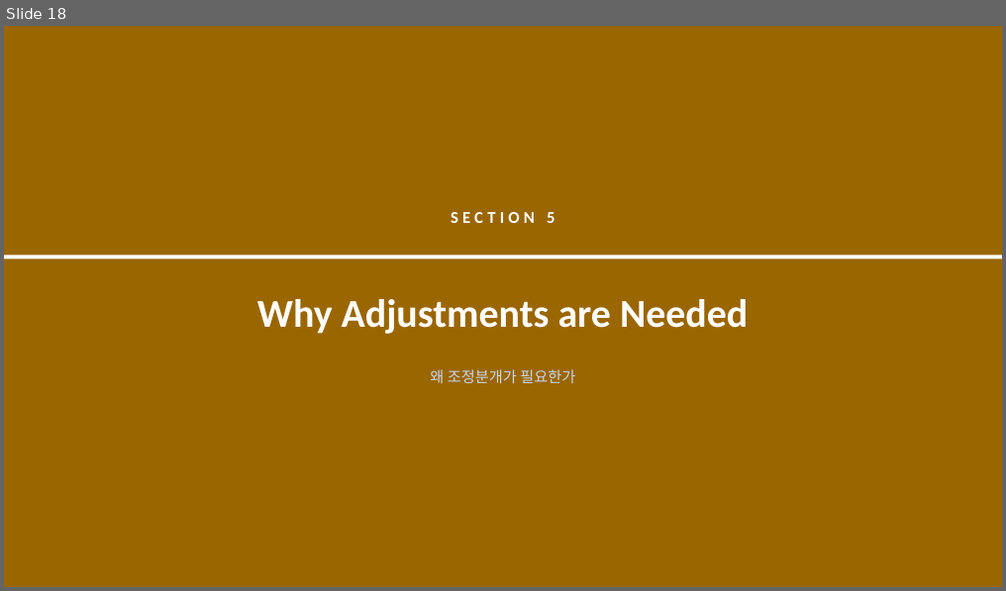
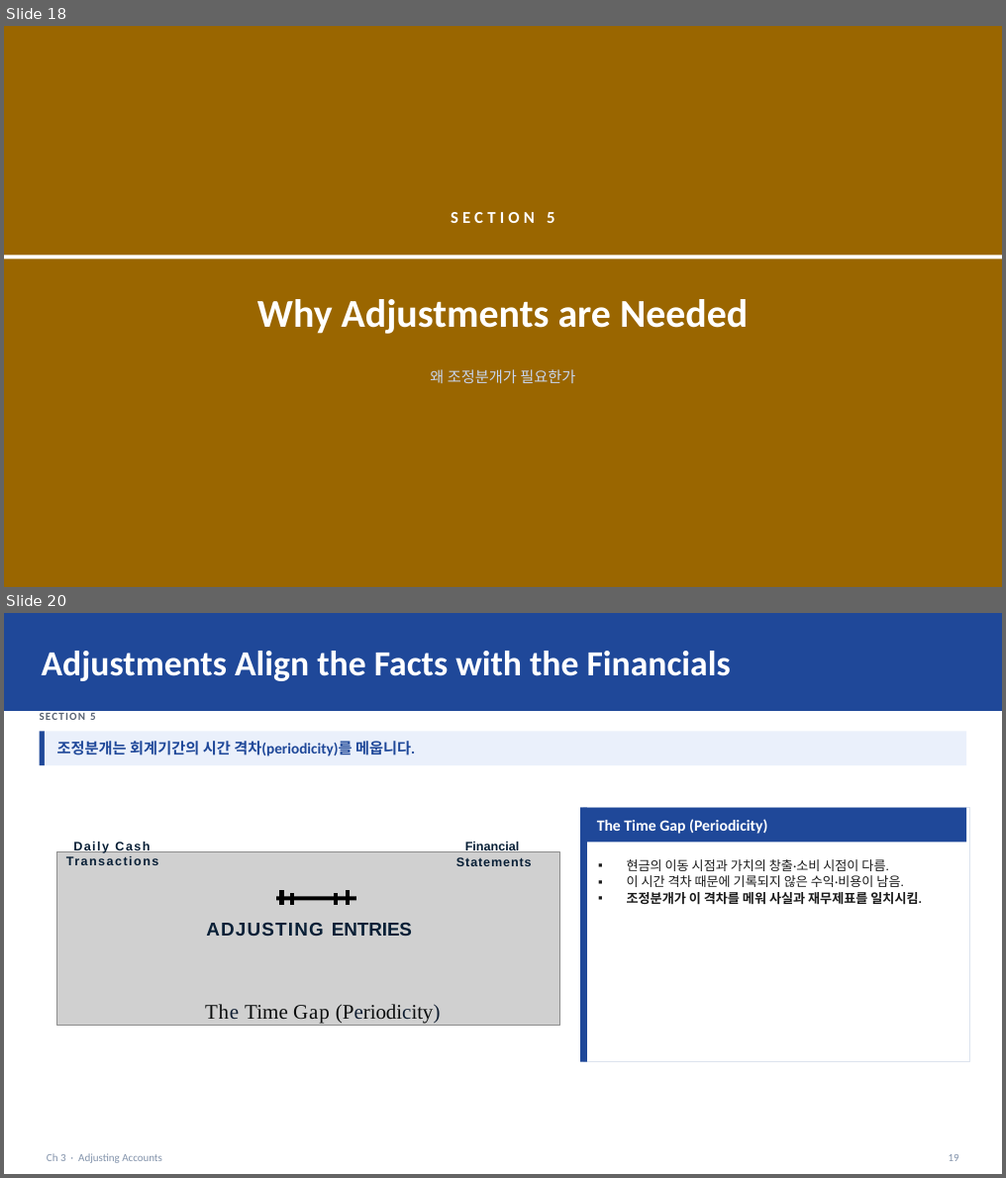
Before and after one commit to keejae/financial-accounting, a slide deck: files/week2/korean/Wk2_L5_slides.pptx. Shown one above the other, each under a label of ours: slide 18 before the commit, slides 18 and 20 after it; the slides between them are not shown. The pictures are 1006x591 and 1006x1178 pixels, drawn with LibreOffice and Linux fonts; fonts in the diff are those of the drawing; grey boxes stand for pictures. Boxes give left, top, right and bottom in pixels: in the first picture for what was removed or moved away, otherwise in the second. Text is boxed around its words. In the diff, an @@ line names an element or a change of style, - is before the commit and + after.

```diff
--- a/files/week2/korean/Wk2_L5_slides.pptx
+++ b/files/week2/korean/Wk2_L5_slides.pptx
@@ slide 20 added at [4,613,1002,1174], background #FFFFFF @@
@@ rectangle added at [4,613,1002,711], fill #1F4899 @@
@@ text added at [42,651,731,681], 34 pt, text #FFFFFF, bold @@
+Adjustments Align the Facts with the Financials
@@ rectangle added at [40,731,45,765], fill #1F4899 @@
@@ rectangle added at [45,731,966,765], fill #EAF0FB @@
@@ text added at [90,713,96,720], 10.5 pt, text #5A6474, bold @@
+SECTION 5
@@ text added at [57,741,415,757], 14.5 pt, text #1F4899, bold @@
+조정분개는 회계기간의 시간 격차(periodicity)를 메웁니다.
@@ rectangle added at [580,808,587,1062], fill #1F4899 @@
@@ rectangle added at [580,808,966,842], fill #1F4899 @@
@@ rectangle added at [583,808,969,1062], fill #FFFFFF, outline #DCE3EE 1 pt @@
@@ text added at [597,819,767,834], 15 pt, text #FFFFFF, bold @@
+The Time Gap (Periodicity)
@@ picture added at [57,852,559,1026] @@
@@ text added at [627,860,922,905], 12.5 pt, text #1A1A1A @@
+▪ 현금의 이동 시점과 가치의 창출·소비 시점이 다름.
+▪ 이 시간 격차 때문에 기록되지 않은 수익·비용이 남음.
+▪ 조정분개가 이 격차를 메워 사실과 재무제표를 일치시킴.
@@ group added at [73,841,532,936]: 3 texts, 2 freeform shapes @@
+Daily Cash Transactions
+Financial
+Statements
+ADJUSTING ENTRIES
@@ text added at [205,1004,441,1023], 20 pt, text #0A0C0C @@
+The Time Gap (Periodicity)
@@ text added at [47,1154,162,1163], 10.5 pt, text #8494AC @@
+Ch 3 · Adjusting Accounts
@@ text added at [948,1155,959,1161], 10.5 pt, text #8494AC @@
+19
```
Also in this commit, not shown: 4 slides changed, 2 other slides added.
